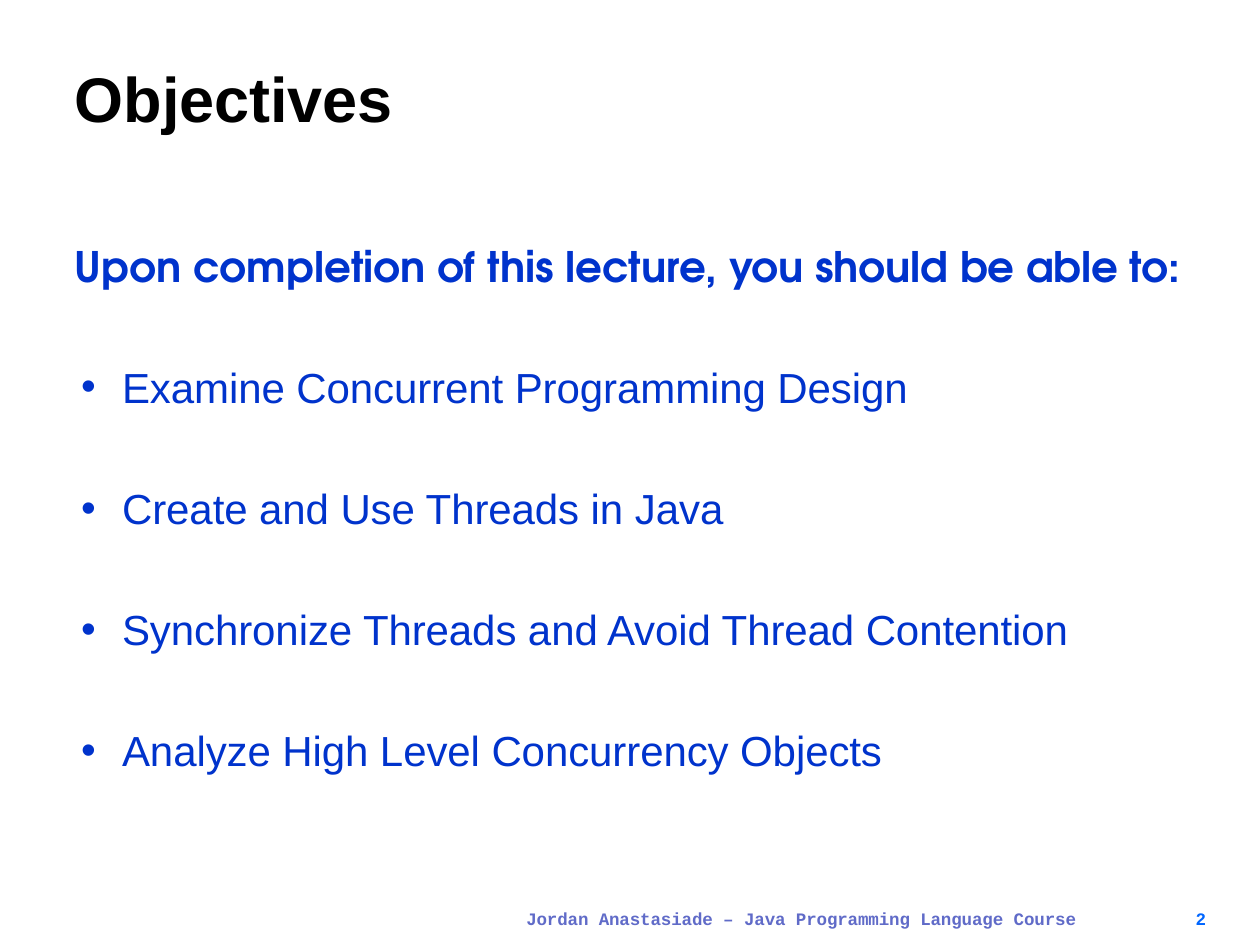
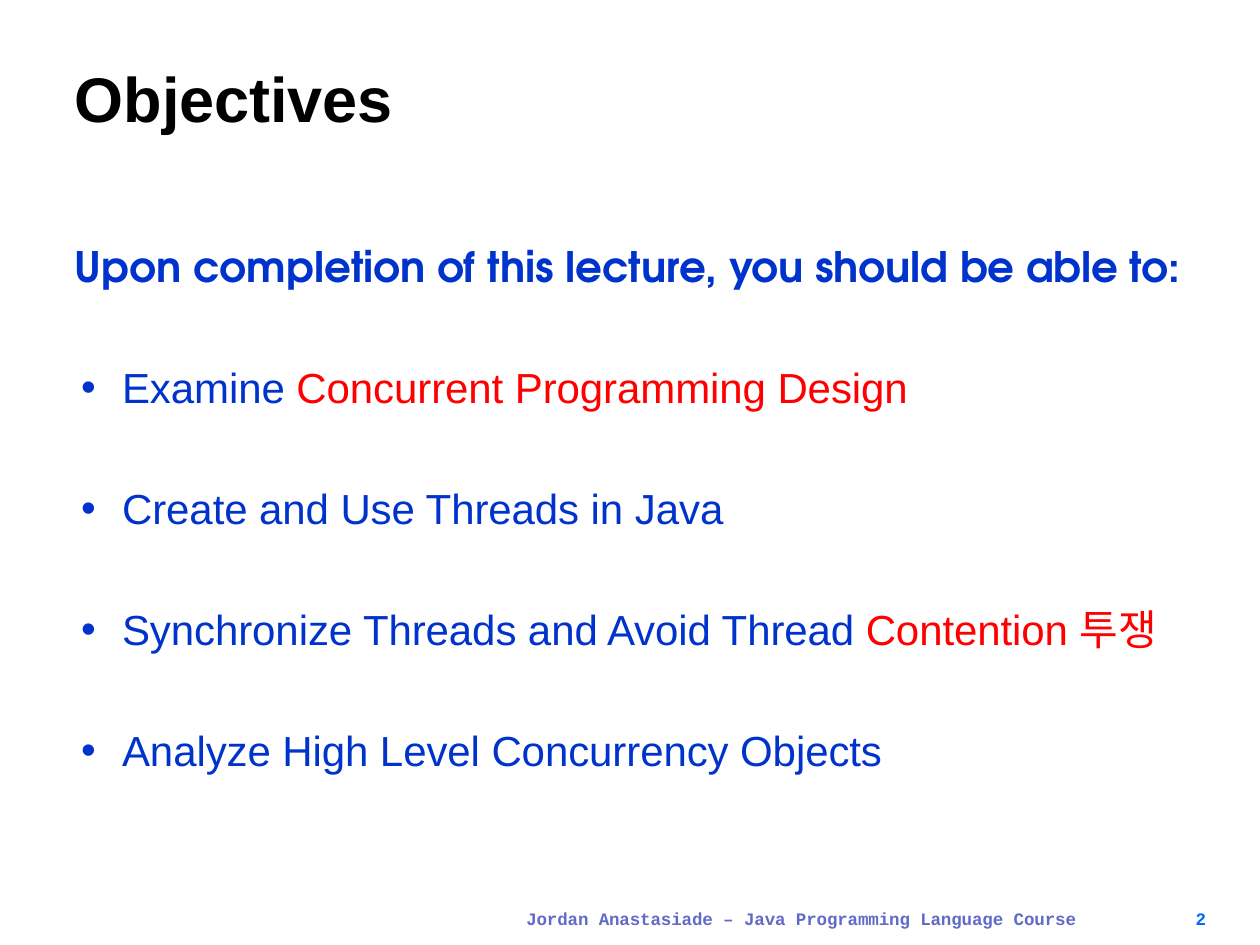
Before and after one commit to JongkukLee/JAC444, a slide deck: slide 2 of lect5-s1-thread-basic.pptx. Drawn at 1260x945 pixels with LibreOffice and Linux fonts; fonts in the diff are those of the drawing. Boxes give left, top, right and bottom in pixels: in the first picture for what was removed or moved away, otherwise in the second. Text is boxed around its words. In the diff, an @@ line names an element or a change of style, - is before the commit and + after.

```diff
--- a/lect5-s1-thread-basic.pptx
+++ b/lect5-s1-thread-basic.pptx
@@ text at [122, 372, 908, 411]: text colour #0033CC to #FF0000 in "Concurrent Programming Design" @@
@@ text at [122, 610, 1157, 653]: text changed @@
-• Synchronize Threads and Avoid Thread Contention
+• Synchronize Threads and Avoid Thread Contention 투쟁
```
Also in this commit, not shown: 18 other slides changed, 20 other files.
